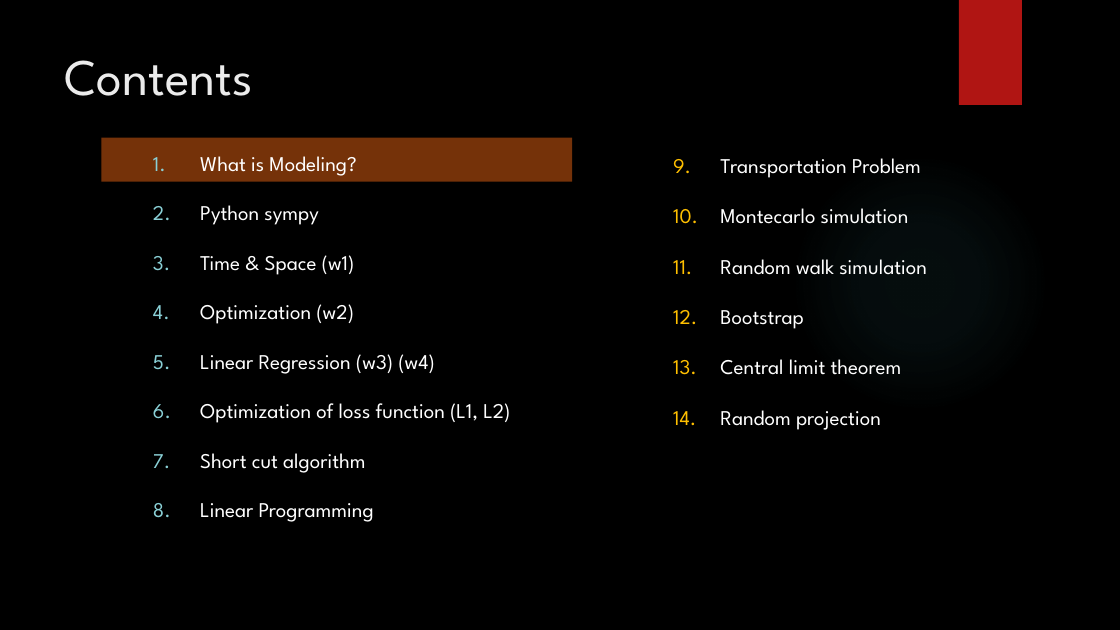
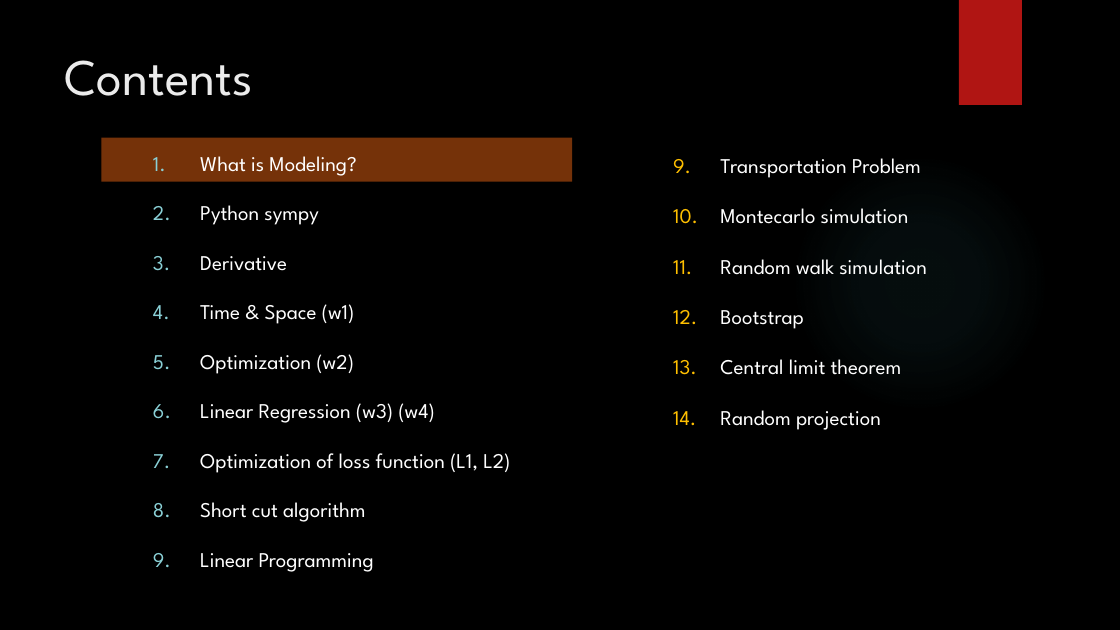
Before and after one commit to ancestor9/mathematics-for-machine-learning, a slide deck: slide 2 of Calculus/Modeling_Simulation_1.pptx. Drawn at 1120x630 pixels with LibreOffice and Linux fonts; fonts in the diff are those of the drawing; background and template pictures are left out. Boxes give left, top, right and bottom in pixels: in the first picture for what was removed or moved away, otherwise in the second. Text is boxed around its words. In the diff, an @@ line names an element or a change of style, - is before the commit and + after.

```diff
--- a/Calculus/Modeling_Simulation_1.pptx
+++ b/Calculus/Modeling_Simulation_1.pptx
@@ subtitle at (x1=200, y1=256, x2=287, y2=271): paragraph added @@
+3. Derivative
```
Also in this commit, not shown: 9 other slides changed, 2 slides added.
